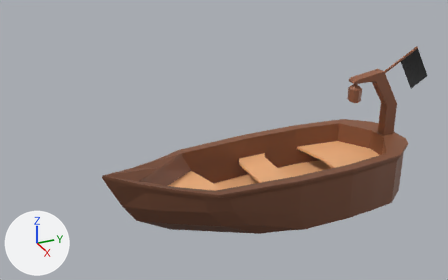
The Blender file obj_boat_yours_01.blend: old version first, new version second.
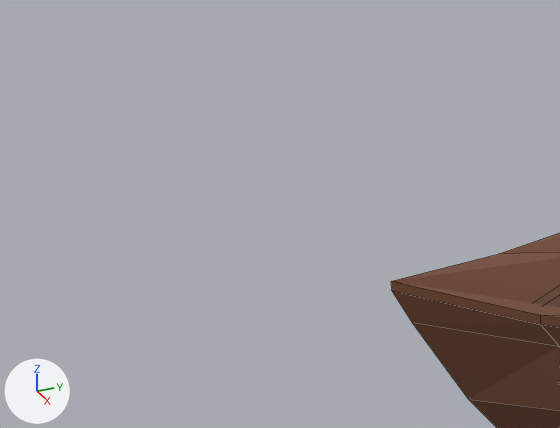
The first picture shows the older version from a camera (50 mm lens) standing at (9.49, -5.54, 6.63) and looking at (-0.26, -1.15, 1.75). The close-ups show the older and then the newer version on the part from 0% to 33% of the width and 36% to 76% of the height of that picture. Only the edits that show in the close-ups are written down. The axes (+X, +Y, +Z) are drawn at lower left. The lights are the same throughout. The close-ups show mesh edges as thin lines.
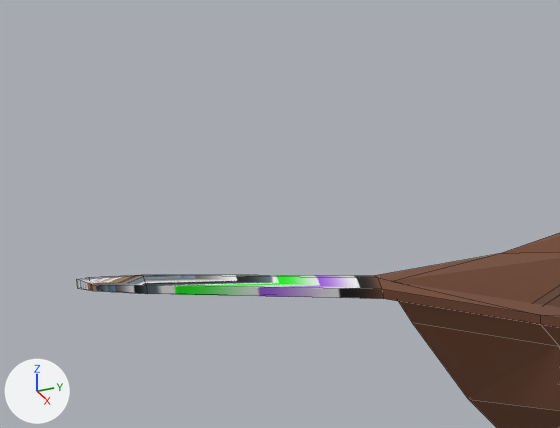
The newer file is also turned or shifted as a whole; pictures and numbers use the older file's frame.

Patch to the scene script:
```diff
--- a/obj_boat_yours_01.blend.py
+++ b/obj_boat_yours_01.blend.py
@@ me_cube_001 @@
 # used by ob_cube; location = (0.0, 0.0, 0.0); scale = (1.47, 2.64, 1.0)
-me_cube_001.from_pydata(...)  # 443 vertices, 395 faces; spans x -0.76..0.76, y -1.35..1.28, z 0.0..3.15
+me_cube_001.from_pydata(...)  # 497 vertices, 449 faces; spans x -0.76..0.76, y -1.85..1.28, z 0.0..3.15
+# me_cube_001 part 1
+# 2 faces are deleted
+# 18 vertices are added at x -0.05..0.05, y -1.85..-1.37, z 1.58..1.94
+# 20 new faces join them
+# other edits to the shape of me_cube_001 do not show in these pictures
 me_cube_001.materials.append(mat_material)
```

What differs and where, as boxes [x1, y1, x2, y2] in the close-ups (560 x 428 px):
'Cube', reshaped: before [391, 233, 560, 428]; after [77, 233, 560, 428]
part 1 of me_cube_001, built on: before [391, 281, 541, 324]; after [77, 254, 541, 325]
